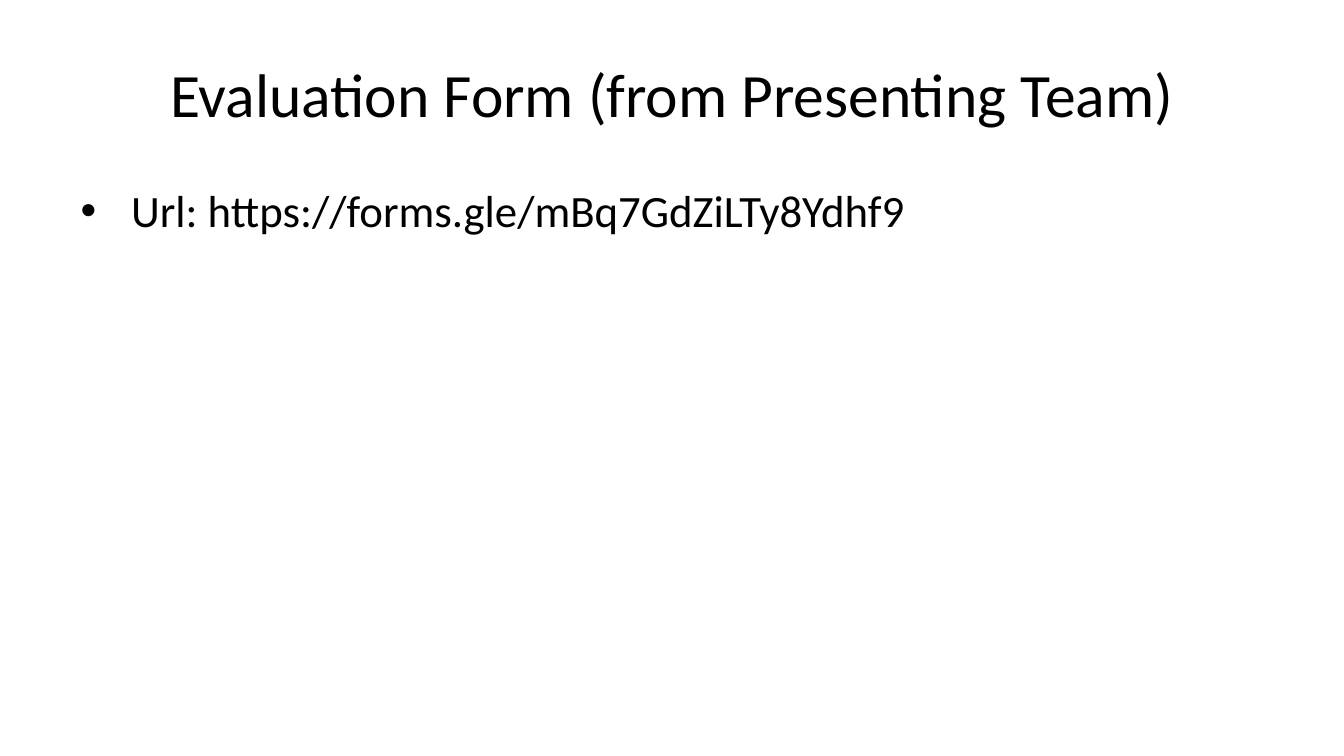
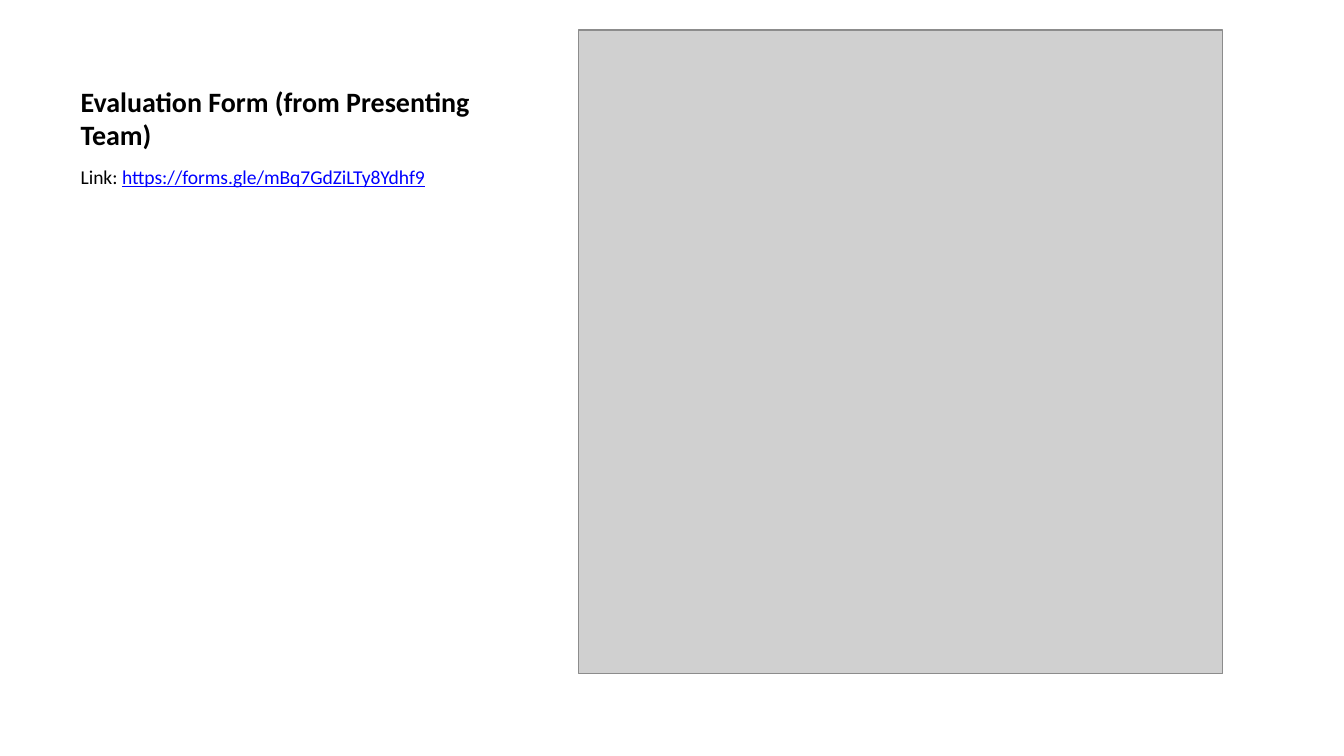
Before and after one commit to deancallahan25/Data322MiniProject, a slide deck: slide 10 of presentation.pptx. Drawn at 1344x756 pixels with LibreOffice and Linux fonts; fonts in the diff are those of the drawing; grey boxes stand for pictures. Boxes give left, top, right and bottom in pixels: in the first picture for what was removed or moved away, otherwise in the second. Text is boxed around its words. In the diff, an @@ line names an element or a change of style, - is before the commit and + after.

```diff
--- a/presentation.pptx
+++ b/presentation.pptx
@@ title "Evaluation Form (from Presenting Team)" at (81, 91, 469, 149): size 33 to 15 pt, bold on; alignment centre to left; vertical alignment middle to bottom @@
@@ picture added at (579, 30, 1223, 673) @@
@@ text at (81, 170, 425, 188): text changed; size 24 to 10.5 pt; text colour #000000 to #0000FF @@
-• Url: https://forms.gle/mBq7GdZiLTy8Ydhf9
+Link: https://forms.gle/mBq7GdZiLTy8Ydhf9
```
Also in this commit, not shown: 1 other file.
